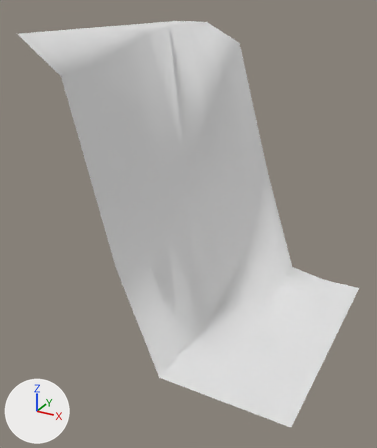
Two versions of the OBJ model models/areas/fountain_risen/fizzrock_-2_-1.obj, one commit apart.
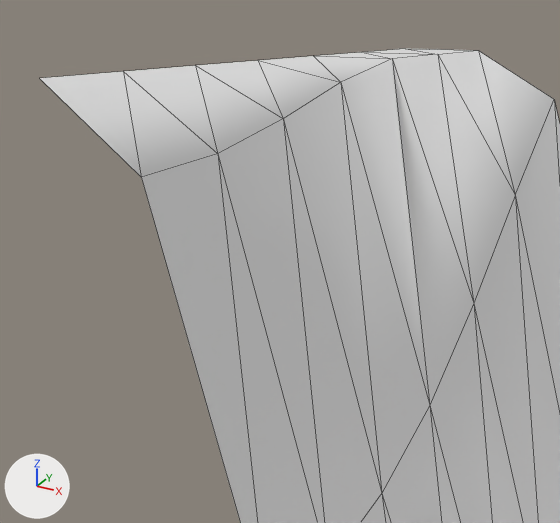
Each version appears first whole from a camera (50 mm lens) standing at (-20.06, -9.42, 10.37) and looking at (-31.07, 10.59, 0.36), and next in a close-up on the part from 0% to 64% of the width and 0% to 50% of the height. Arrows for +X, +Y and +Z are at lower left; the lights stay in place. The first two pictures are the older version. The close-ups show mesh edges as thin lines. Where no turn or scale is listed for an object, it has been applied to the vertices. Vertices at exactly the same position are counted once.

Names of what the first close-up shows: 'fizzrock_-2_-1'.
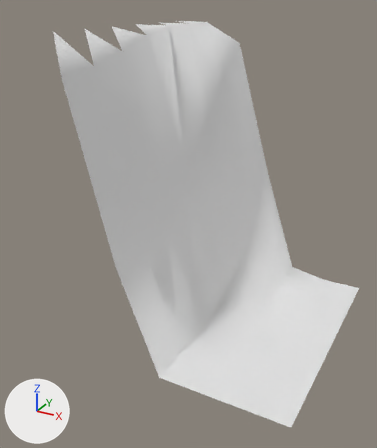
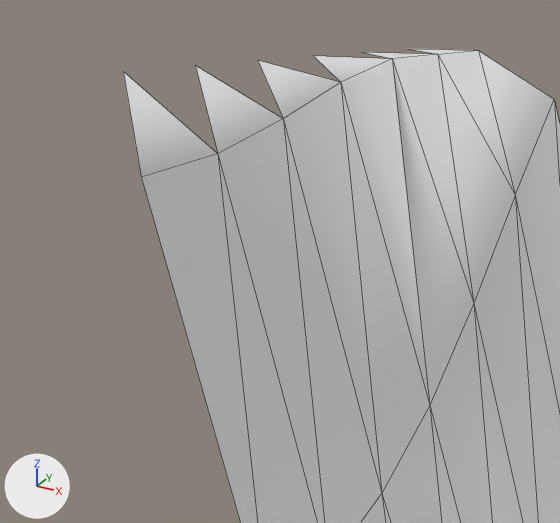
Location of each change, [x1, y1, x2, y2] in pixels of the close-ups (560 x 523 px):
```json
{"object": "fizzrock_-2_-1", "change": "reshaped", "before": [40, 49, 560, 523], "after": [123, 49, 560, 523]}
{"part": 1, "of": "me_fizzrock__2__1", "change": "deleted", "before": [40, 49, 434, 177]}
```

Scene script edits in JSON lines:
```json
{"block": "me_fizzrock__2__1", "where": "# used by ob_fizzrock__2__1; location = (0.0, 0.0, 0.0)"}
{"block": "me_fizzrock__2__1", "where": "# verts and faces of me_fizzrock__2__1; kept vertices keep their numbers, new ones are numbered from 49"}
{"block": "me_fizzrock__2__1", "where": "# before: 0 (-36.0, 18.0, 9.0) at pixel (405, 48), 1 (-36.0, 16.0, 9.0) at pixel (361, 52), 2 (-34.0, 16.0, 9.0) at pixel (437, 54), 14 (-36.0, 14.0, 9.0) at pixel (313, 55), 15 (-34.0, 14.0, 8.99) at pixel (392, 58)"}
{"block": "me_fizzrock__2__1", "where": "# before: 21 (-36.0, 12.0, 9.0) at pixel (257, 60), 22 (-34.0, 12.0, 8.65) at pixel (340, 82), 28 (-36.0, 10.0, 9.0) at pixel (195, 65), 29 (-34.0, 10.0, 8.12) at pixel (283, 118), 35 (-36.0, 8.0, 9.0) at pixel (123, 71)"}
{"block": "me_fizzrock__2__1", "where": "# before: 36 (-34.0, 8.0, 7.7) at pixel (217, 153), 42 (-36.0, 6.0, 9.0) at pixel (39, 78), 43 (-34.0, 6.0, 7.54) at pixel (141, 177)"}
{"op": "remove", "block": "me_fizzrock__2__1", "code": "me_fizzrock__2__1.from_pydata(...)  # 49 vertices, 72 faces; spans x -36.0..-24.0, y 6.0..18.0, z -5.0..9.0"}
{"op": "add", "block": "me_fizzrock__2__1", "code": "me_fizzrock__2__1.from_pydata(...)  # 48 vertices, 66 faces; spans x -36.0..-24.0, y 6.0..18.0, z -5.0..9.0"}
{"block": "me_fizzrock__2__1", "change": "me_fizzrock__2__1 part 1"}
{"op": "add", "block": "me_fizzrock__2__1", "code": "delete_vertices([42])  # with the faces that use them"}
{"op": "add", "block": "me_fizzrock__2__1", "code": "delete_faces([(0, 1, 2), (1, 14, 15), (14, 21, 22), (21, 28, 29), (28, 35, 36)])"}
```
